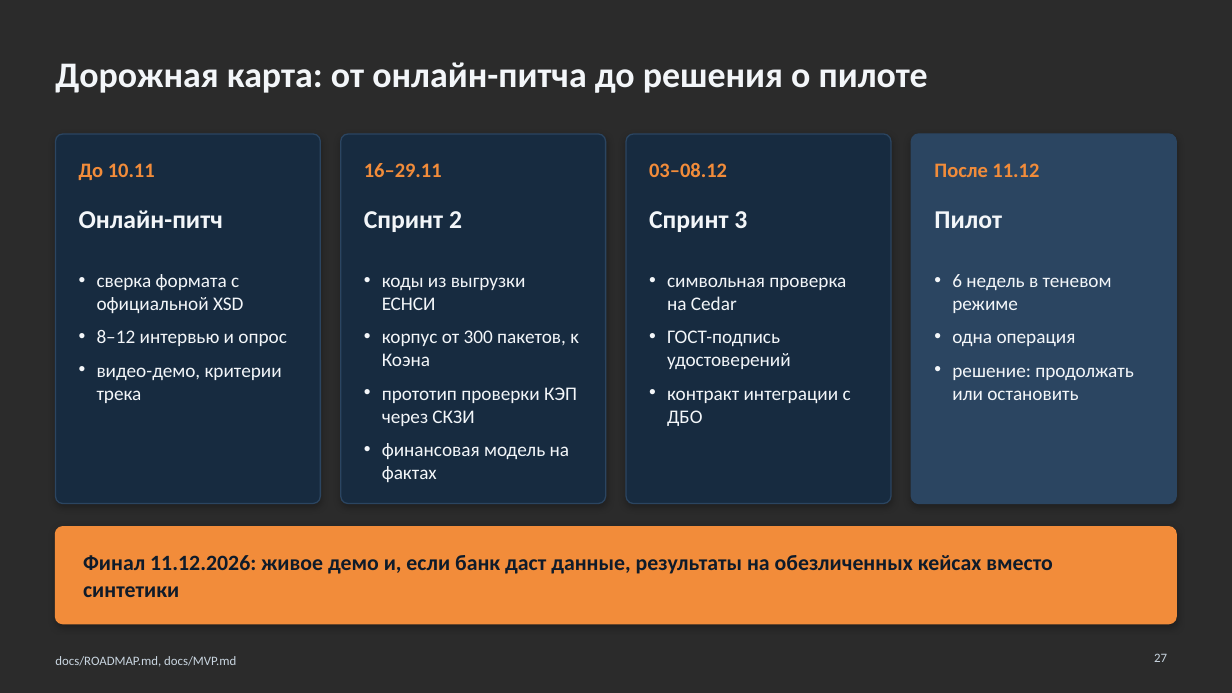
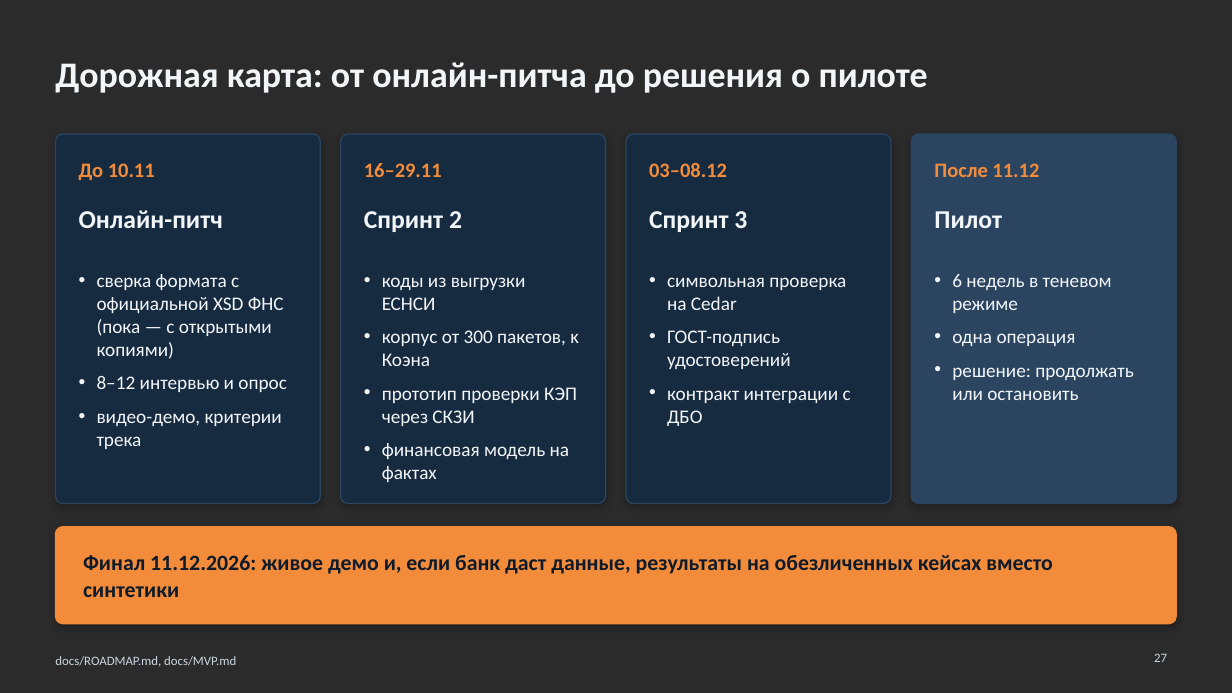
Before and after one commit to KonkovDV/Mandat, a slide deck: slide 27 of Mandat_VTB.pptx. Drawn at 1232x693 pixels with LibreOffice and Linux fonts; fonts in the diff are those of the drawing; background and template pictures are left out; a plain dark background stands for a picture behind light text. Boxes give left, top, right and bottom in pixels: in the first picture for what was removed or moved away, otherwise in the second. Text is boxed around its words. In the diff, an @@ line names an element or a change of style, - is before the commit and + after.

```diff
--- a/Mandat_VTB.pptx
+++ b/Mandat_VTB.pptx
@@ text at [97,274,284,359]: text changed @@
-• сверка формата с официальной XSD
+• сверка формата с официальной XSD ФНС (пока — с открытыми копиями)
```
Also in this commit, not shown: 6 other slides changed, 6 other files.
